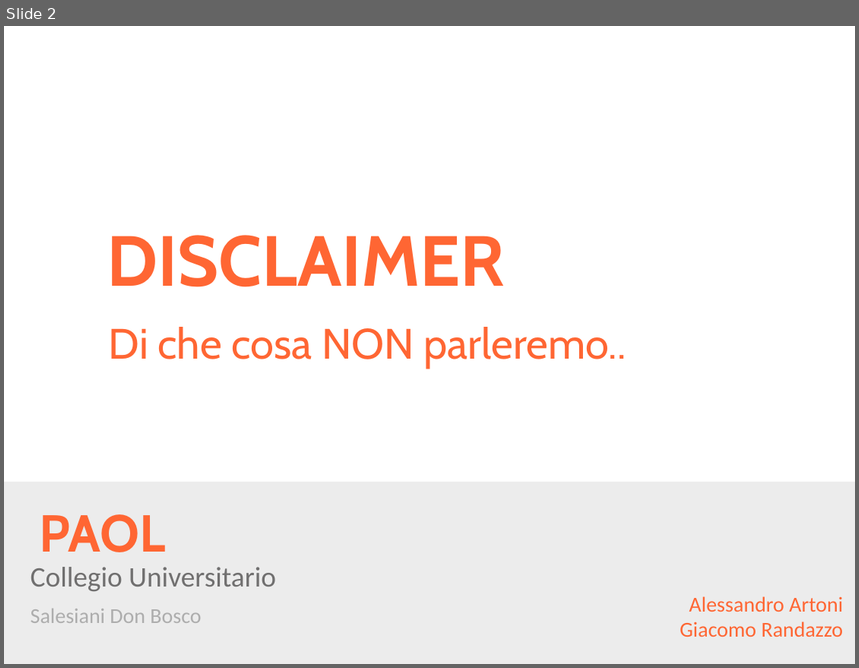
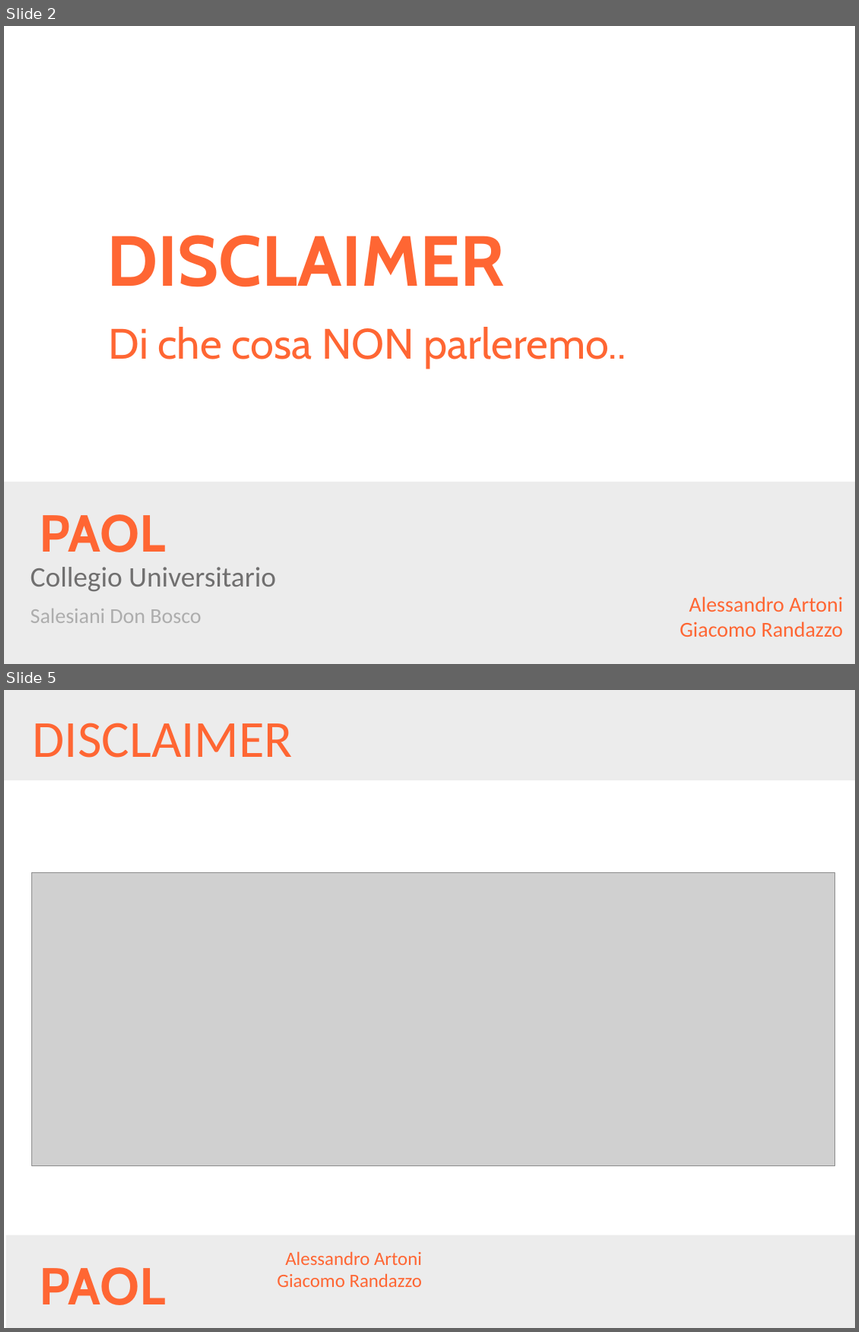
Before and after one commit to AlessandroArtoni/blockchainAndCriptocurrencies, a slide deck: Presentazione.pptx. Shown one above the other, each under a label of ours: slide 2 before the commit, slides 2 and 5 after it; the slides between them are not shown. The pictures are 859x668 and 859x1332 pixels, drawn with LibreOffice and Linux fonts; fonts in the diff are those of the drawing; grey boxes stand for pictures; background and template pictures are left out. Boxes give left, top, right and bottom in pixels: in the first picture for what was removed or moved away, otherwise in the second. Text is boxed around its words. In the diff, an @@ line names an element or a change of style, - is before the commit and + after.

```diff
--- a/Presentazione.pptx
+++ b/Presentazione.pptx
@@ slide 5 added at bbox=[4, 690, 855, 1328], background #FFFFFF @@
@@ rectangle added at bbox=[4, 690, 855, 780], fill #ECECEC @@
@@ title added at bbox=[33, 723, 293, 758], 44 pt, text #FF6633 @@
+DISCLAIMER
@@ picture added at bbox=[32, 872, 835, 1166] @@
@@ rectangle added at bbox=[6, 1236, 855, 1328], fill #ECECEC @@
@@ text added at bbox=[277, 1252, 423, 1287], 16 pt, text #FF6633 @@
+Alessandro Artoni
+Giacomo Randazzo
@@ text added at bbox=[39, 1268, 165, 1306], 44 pt, text #FF6633, bold @@
+PAOL
```
Also in this commit, not shown: 21 other slides added, 2 slides removed.
